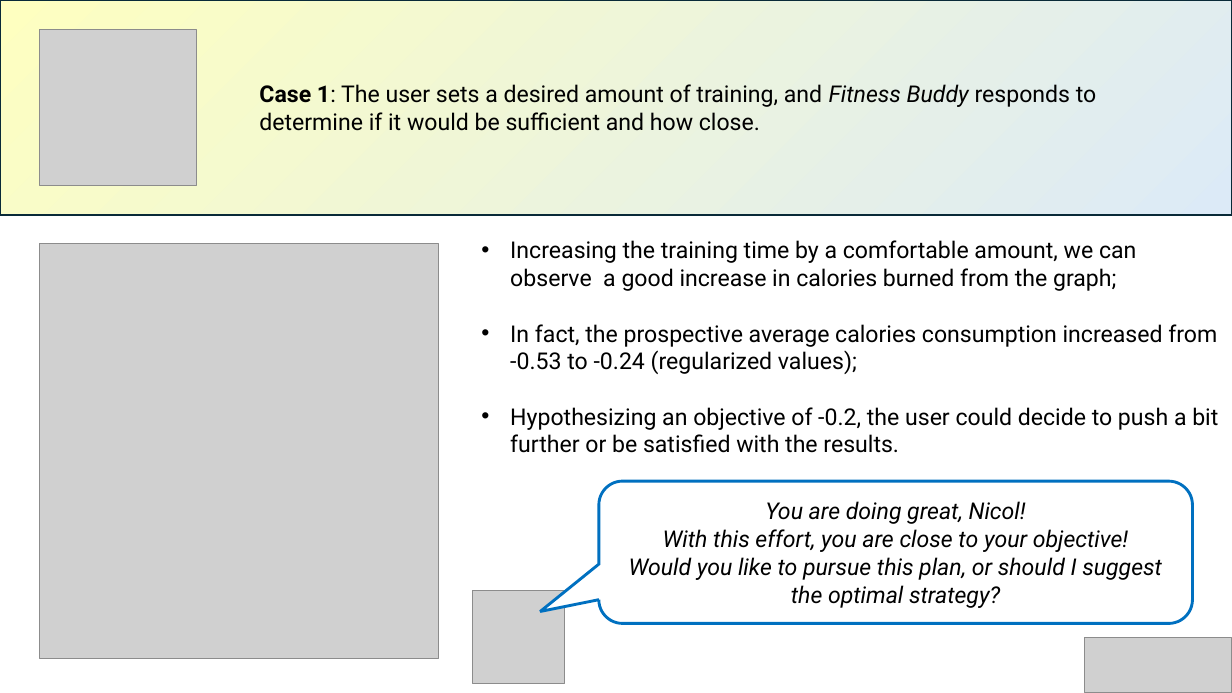
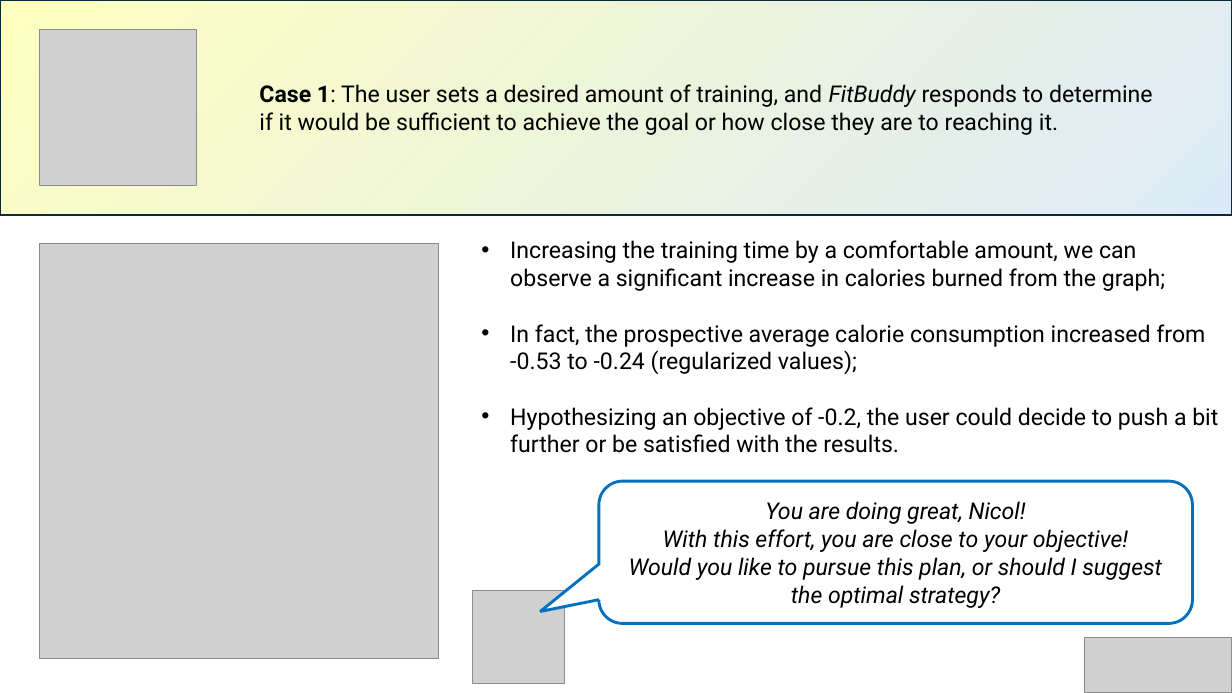
Before and after one commit to lucalavazza/Health_Cefriel, a slide deck: slide 7 of ppt/inference and influences.pptx. Drawn at 1232x693 pixels with LibreOffice and Linux fonts; fonts in the diff are those of the drawing; grey boxes stand for pictures. Boxes give left, top, right and bottom in pixels: in the first picture for what was removed or moved away, otherwise in the second. Text is boxed around its words. In the diff, an @@ line names an element or a change of style, - is before the commit and + after.

```diff
--- a/ppt/inference and influences.pptx
+++ b/ppt/inference and influences.pptx
@@ text at <box>259,84,1153,135</box>: text changed @@
-Case 1: The user sets a desired amount of training, and Fitness Buddy responds to determine if it would be sufficient and how close.
+Case 1: The user sets a desired amount of training, and FitBuddy responds to determine if it would be sufficient to achieve the goal or how close they are to reaching it.
@@ text at <box>510,240,1205,374</box>: text changed @@
-• Increasing the training time by a comfortable amount, we can observe a good increase in calories burned from the graph;
-• In fact, the prospective average calories consumption increased from -0.53 to -0.24 (regularized values);
+• Increasing the training time by a comfortable amount, we can observe a significant increase in calories burned from the graph;
+• In fact, the prospective average calorie consumption increased from
+  -0.53 to -0.24 (regularized values);
```
Also in this commit, not shown: 6 other slides changed, 3 other files.
